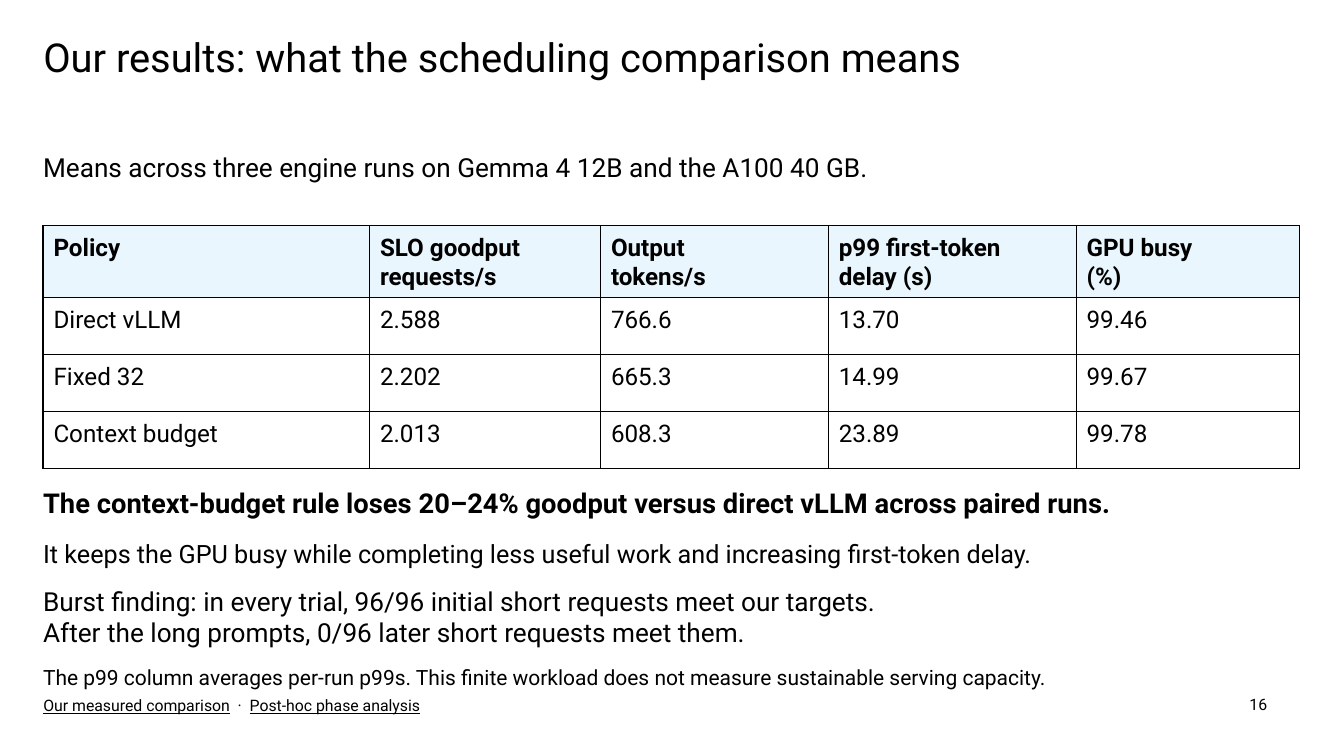
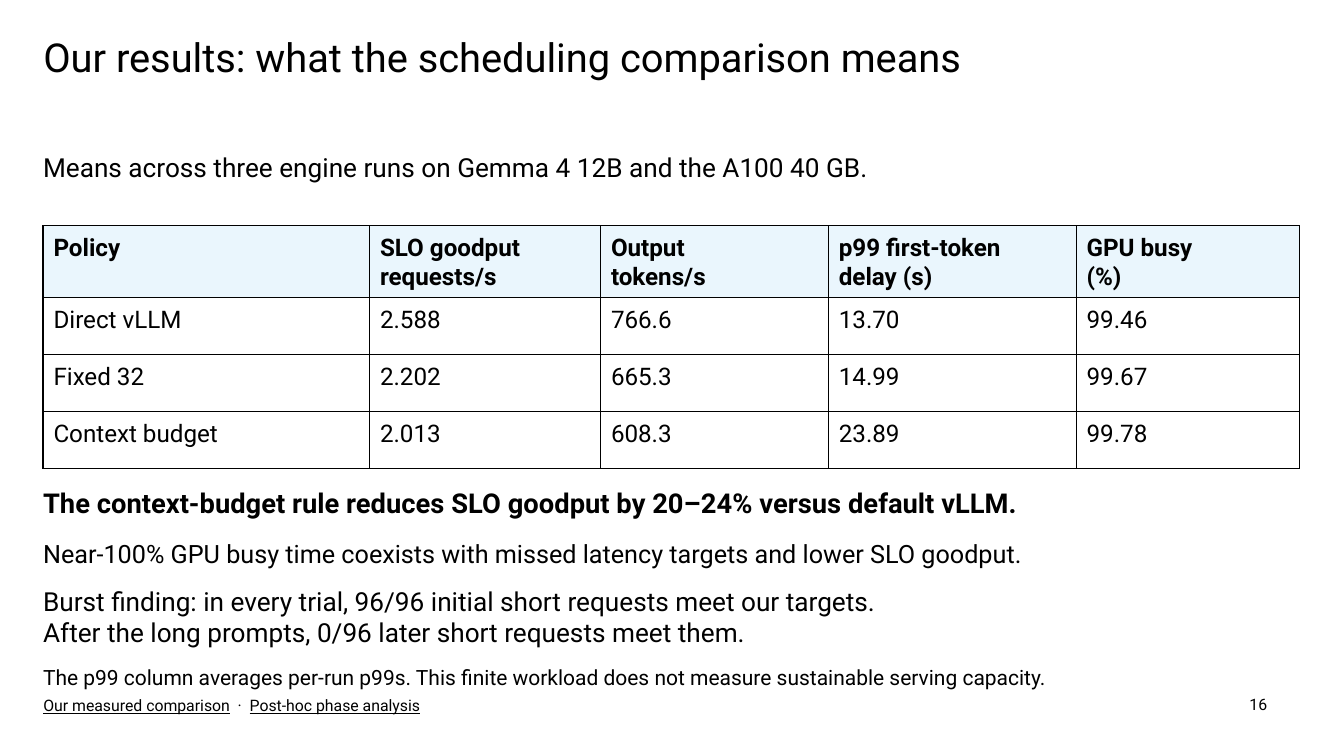
Before and after one commit to nileshsarkar-ai/Inference-Optimization, a slide deck: slide 16 of Inference_Optimization_Final.pptx. Drawn at 1344x756 pixels with LibreOffice and Linux fonts; fonts in the diff are those of the drawing. Boxes give left, top, right and bottom in pixels: in the first picture for what was removed or moved away, otherwise in the second. Text is boxed around its words. In the diff, an @@ line names an element or a change of style, - is before the commit and + after.

Commit message:
Frame the research question around SLO goodput and controlled progression

```diff
--- a/Inference_Optimization_Final.pptx
+++ b/Inference_Optimization_Final.pptx
@@ text at box(43, 492, 1016, 519): text changed @@
-The context-budget rule loses 20–24% goodput versus direct vLLM across paired runs.
+The context-budget rule reduces SLO goodput by 20–24% versus default vLLM.
@@ text at box(43, 544, 1021, 569): text changed @@
-It keeps the GPU busy while completing less useful work and increasing first-token delay.
+Near-100% GPU busy time coexists with missed latency targets and lower SLO goodput.
```
Also in this commit, not shown: 2 other slides changed, 1 slide added, 1 slide removed, 7 other files.
